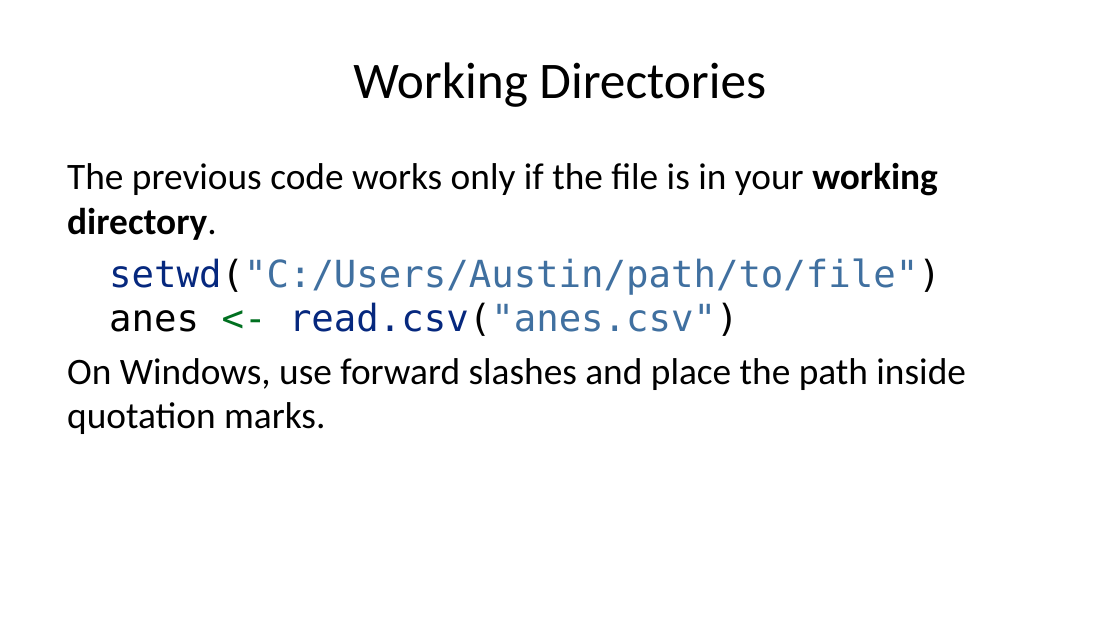
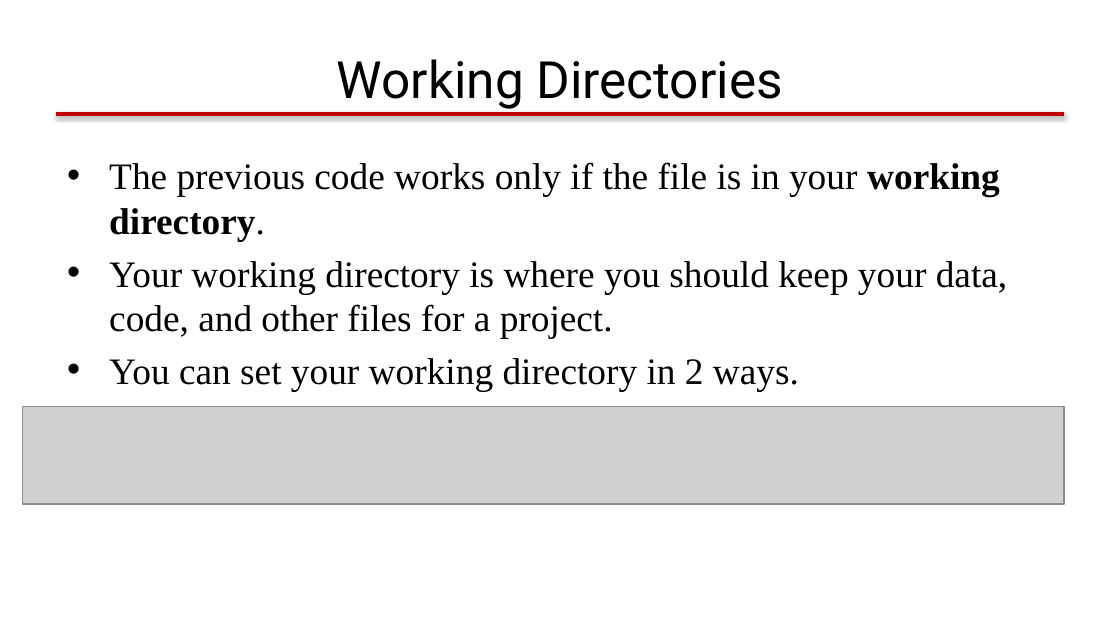
Before and after one commit to taylor-hill23/summer-ri-workshop-quarto, a slide deck: slide 62 of materials/class-slides-day-1-powerpoint.pptx. Drawn at 1120x630 pixels with LibreOffice and Linux fonts; fonts in the diff are those of the drawing; grey boxes stand for pictures. Boxes give left, top, right and bottom in pixels: in the first picture for what was removed or moved away, otherwise in the second. Text is boxed around its words. In the diff, an @@ line names an element or a change of style, - is before the commit and + after.

```diff
--- a/materials/class-slides-day-1-powerpoint.pptx
+++ b/materials/class-slides-day-1-powerpoint.pptx
@@ title "Working Directories" at (x1=337, y1=59, x2=783, y2=109): font Calibri to Roboto @@
@@ line added from (56, 114) to (1064, 114), #C00000 2 pt @@
@@ text at (x1=109, y1=162, x2=1000, y2=241): font Calibri to Times New Roman in "The previous code works only if the ..."; bullet none to • @@
@@ text at (x1=109, y1=261, x2=1007, y2=391): text changed; font DejaVu Sans Mono to Times New Roman @@
-setwd("C:/Users/Austin/path/to/file")
-anes <- read.csv("anes.csv")
-On Windows, use forward slashes and place the path inside quotation marks.
+• Your working directory is where you should keep your data, code, and other files for a project.
+• You can set your working directory in 2 ways.
@@ picture added at (x1=22, y1=407, x2=1064, y2=504) @@
```
Also in this commit, not shown: 42 other slides changed, 21 slides added, 25 slides removed.
